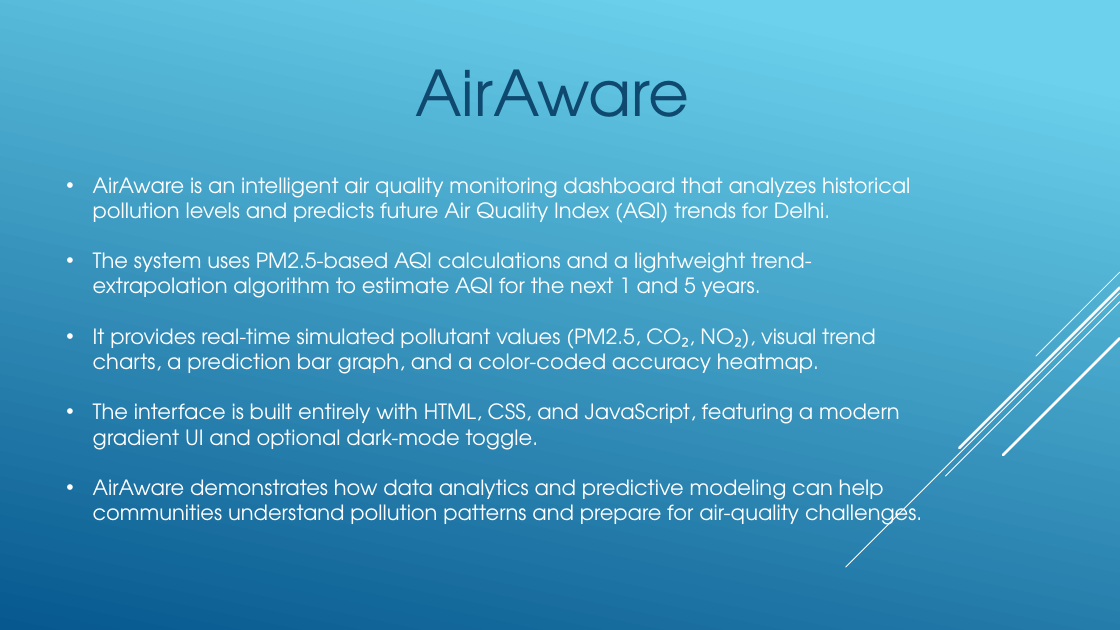
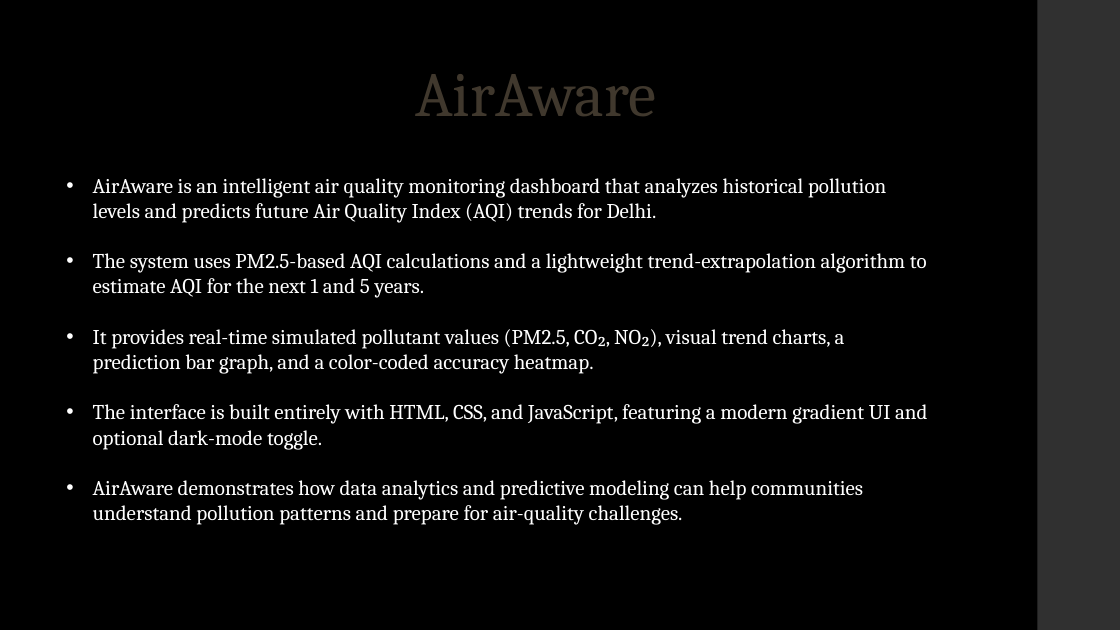
Before and after one commit to jrv1302/AirAware, a slide deck: slide 3 of Project Presentation.pptx. Drawn at 1120x630 pixels with LibreOffice and Linux fonts; fonts in the diff are those of the drawing. Boxes give left, top, right and bottom in pixels: in the first picture for what was removed or moved away, otherwise in the second. Text is boxed around its words. In the diff, an @@ line names an element or a change of style, - is before the commit and + after.

```diff
--- a/Project Presentation.pptx
+++ b/Project Presentation.pptx
@@ background gradient #6ED2EB to #06588E to #000000 @@
@@ rectangle added at [1038,0,1120,630], fill #303030 @@
@@ text "AirAware" at [415,74,656,116]: font TeX Gyre Adventor to Cambria, text colour #0F496F to #40382D @@
@@ text "AirAware is an intelligent air ..." at [93,178,927,525]: font TeX Gyre Adventor to Cambria @@
@@ group removed at [846,272,1120,567]: 5 lines @@
```
Also in this commit, not shown: 5 other slides changed, 2 slides added, 3 slides removed, 1 other file.
